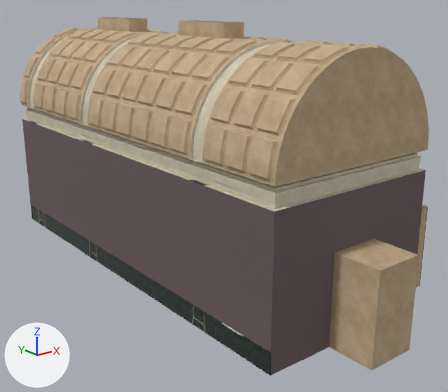
An edit to the glTF model web/public/salas/roma-poder/sala.glb, drawn before and after from the same camera.
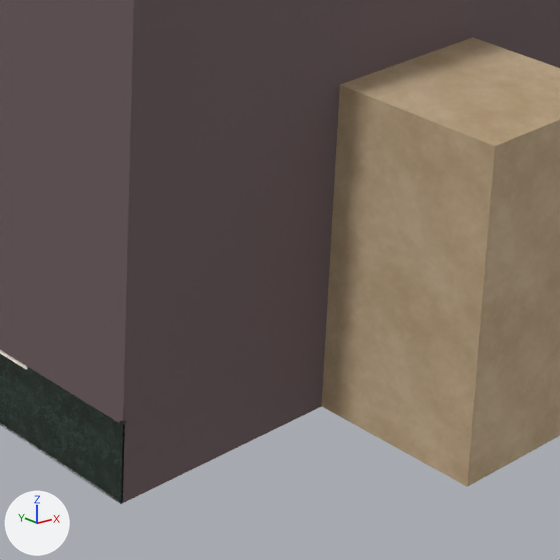
Each version is shown whole from a 50 mm camera at (-18.7, -15.0, 13.6) aimed at (0.9, 9.6, 3.8), then close up on the part from 52% to 89% of the width and 58% to 100% of the height. Every picture has the same lights, and +X, +Y and +Z are marked at lower left. The older version's two pictures come first. Where no turn or scale is listed for an object, it has been applied to the vertices. Vertices at exactly the same position are counted once.

The first close-up shows 'muros' and 2 more.
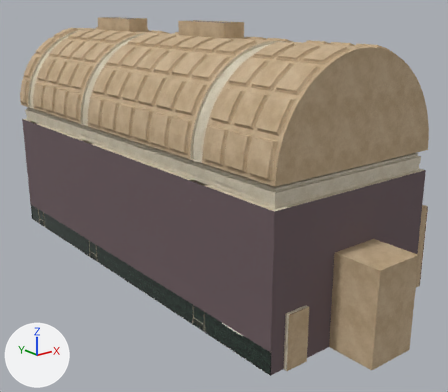
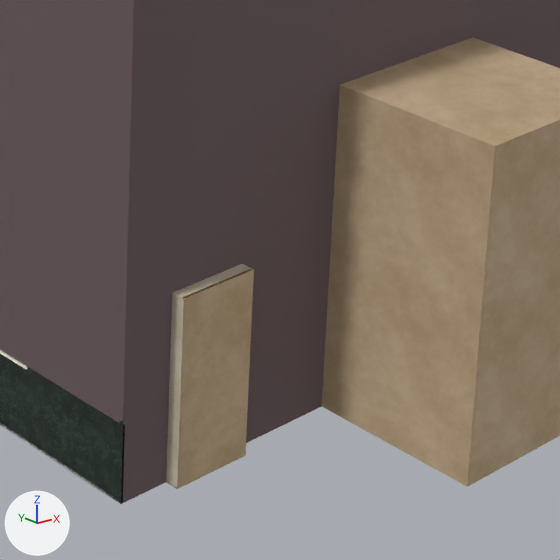
Where the newer file only moved an object's origin or applied its transform, the numbers keep the older frame.

Boxes [x1, y1, x2, y2] around the edits, measured in the close-ups (560 x 560 px):
'ascensor_hojas', added (mostly hidden): after [182, 268, 253, 299]
part 1 of me_muros, added: after [121, 0, 345, 503]

Diff of the bpy script that builds the scene:
```diff
--- a/web/public/salas/roma-poder/sala.glb.py
+++ b/web/public/salas/roma-poder/sala.glb.py
@@ mat_laton_mate @@
+mat_laton_mate = principled_material('laton_mate')
+mat_laton_mate.base_color = (0.456, 0.262, 0.0723)  # orange #b48c4c
+mat_laton_mate.metallic = 1.0
+mat_laton_mate.roughness = 0.4
@@ me_muros @@
 # used by ob_muros; location = (1.1, 10.55, 6.0)
-me_muros.from_pydata(...)  # 9039 vertices, 12278 faces; spans x -5.6..5.6, y -12.8..12.8, z -6.0..6.0
+me_muros.from_pydata(...)  # 9105 vertices, 12380 faces; spans x -5.6..5.6, y -12.8..12.8, z -6.0..6.0
+# me_muros part 1: 50 vertices added at x -5.1..-3.6, y -10.7..-10.5, z -6.0..0.6
+# other edits to the shape of me_muros do not show in these pictures
 me_muros.materials.append(mat_yeso)
@@ me_ascensor_hojas @@
+me_ascensor_hojas.from_pydata(...)  # 80 vertices, 120 faces; spans x -0.55..0.55, y -0.02..0.02, z -1.2..1.2
+# faces by material slot: [20, 100]
+me_ascensor_hojas.materials.append(mat_laton_mate)  # orange #b48c4c
+me_ascensor_hojas.materials.append(mat_laton)  # orange #c9a35a
@@ ob_ascensor_hojas @@
+ob_ascensor_hojas = bpy.data.objects.new('ascensor_hojas', me_ascensor_hojas)
+ob_ascensor_hojas.location = (-3.25, -0.16, 1.2)
```
